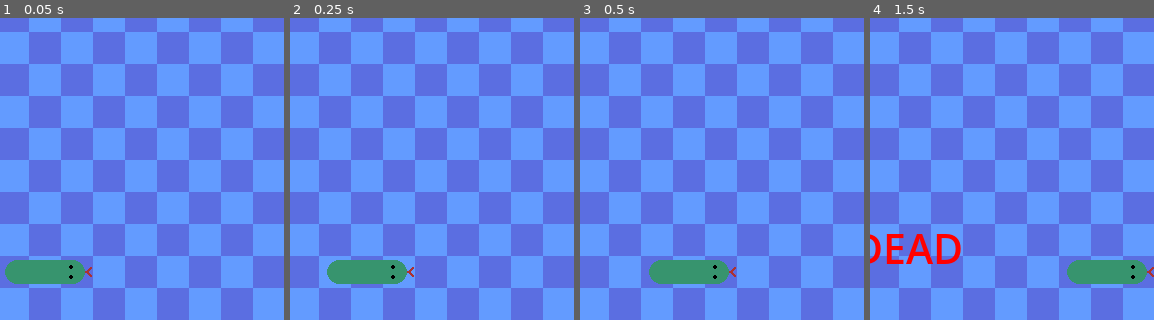
Above: before the commit, frames 1-4 (left to right).
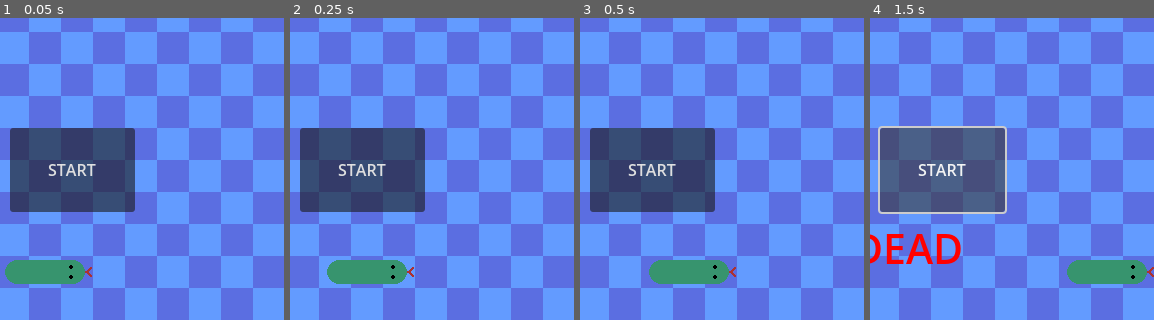
Above: after the commit, the same moments.

Repository: conor-wilson/snake
Game: Godot game, scene res://scenes/main.tscn
Two runs of this game, one before a commit and one after it. Both use one fixed random seed, a clock stepped at 60 frames per second and the inputs below.
Inputs (mouse positions are % of the whole screen's width and height, from its top left):
- Up to frame 1 (0.05 s): no input
- Up to frame 2 (0.25 s): no input
- Up to frame 3 (0.5 s): no input
- Up to frame 4 (1.5 s): click (58, 39) at 0.5 s, where only the run after the commit has a clickable "START"; click (58, 39) at 1.25 s, where only the run after the commit has a clickable "START"
The pictures show only the part of the screen within x 45-95%, y 14-64%; the shares and areas given below are measured in that part.

The runs differ from the first frame. In frame 1, 12% of the frame differs, in the area x 3-48%, y 36-65%; in frame 2, 12%; in frame 3, 12%; in frame 4, 13%, in the area x 2-49%, y 35-65%.

Commit message:
Refactored main scene to use the HUD scene for death message

Diff:
--- a/scenes/main.gd
+++ b/scenes/main.gd
@@ -3,7 +3,7 @@
 
 # Called when the node enters the scene tree for the first time.
 func _ready():
-	$DeathMessage.hide()
+	$HUD.show_start_menu()
 
 
 # Called every frame. 'delta' is the elapsed time since the previous frame.
@@ -13,5 +13,5 @@
 
 # TODO: descriptor
 func _on_snake_hit():
-	$DeathMessage.show()
+	$HUD.show_game_over_screen()
 	$Snake.kill_snake()
--- a/scenes/main.tscn
+++ b/scenes/main.tscn
@@ -2,22 +2,13 @@
 
 [ext_resource type="PackedScene" uid="uid://4af2ve2g5bho" path="res://scenes/snake.tscn" id="1_au0ln"]
 [ext_resource type="Script" path="res://scenes/main.gd" id="1_wj633"]
-
-[sub_resource type="LabelSettings" id="LabelSettings_j42q3"]
-font_size = 41
-font_color = Color(1, 0, 0, 1)
+[ext_resource type="PackedScene" uid="uid://bgqiilqhmsujn" path="res://scenes/hud.tscn" id="3_kk0nh"]
 
 [node name="Main" type="Node2D"]
 script = ExtResource("1_wj633")
 
 [node name="Snake" parent="." instance=ExtResource("1_au0ln")]
 
-[node name="DeathMessage" type="Label" parent="."]
-offset_left = 274.0
-offset_top = 284.0
-offset_right = 384.0
-offset_bottom = 341.0
-text = "DEAD"
-label_settings = SubResource("LabelSettings_j42q3")
+[node name="HUD" parent="." instance=ExtResource("3_kk0nh")]
 
 [connection signal="hit" from="Snake" to="." method="_on_snake_hit"]
